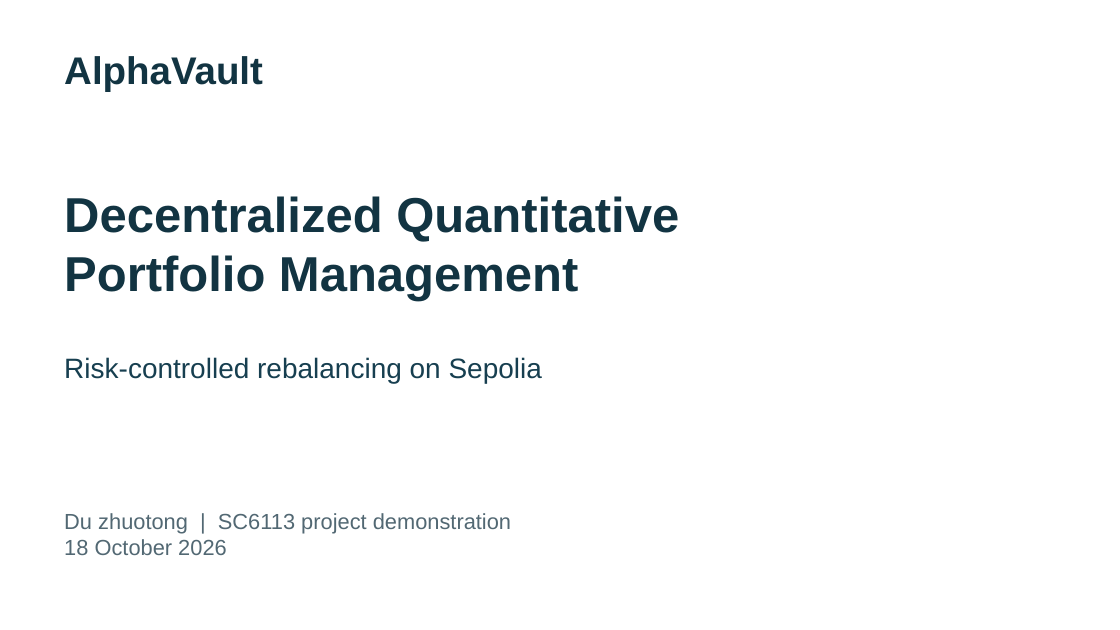
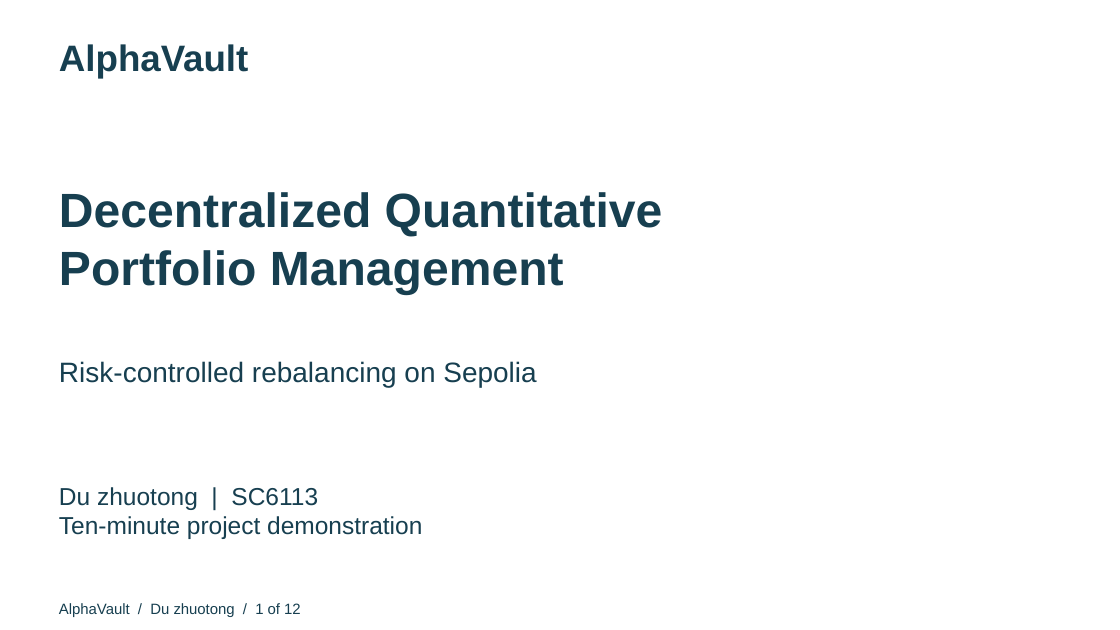
Before and after one commit to qwekker/alphavault-sc6113, a slide deck: slide 1 of submission/AlphaVault-Presentation.pptx. Drawn at 1120x630 pixels with LibreOffice and Linux fonts; fonts in the diff are those of the drawing. Boxes give left, top, right and bottom in pixels: in the first picture for what was removed or moved away, otherwise in the second. Text is boxed around its words. In the diff, an @@ line names an element or a change of style, - is before the commit and + after.

Commit message:
Complete SC6113 submission with 14-page report and ten-minute demo

```diff
--- a/submission/AlphaVault-Presentation.pptx
+++ b/submission/AlphaVault-Presentation.pptx
@@ text "AlphaVault" moved from (x1=64, y1=56, x2=263, y2=92) to (x1=59, y1=44, x2=248, y2=78) @@
@@ text "AlphaVault" at (x1=59, y1=44, x2=248, y2=78): size 33 to 31.5 pt, text colour #123442 to #173F50 @@
@@ text "Decentralized Quantitative" at (x1=59, y1=192, x2=663, y2=295): size 42 to 41.2 pt, text colour #123442 to #173F50 @@
@@ text "Risk-controlled rebalancing on Sepolia" moved from (x1=64, y1=357, x2=542, y2=383) to (x1=59, y1=361, x2=536, y2=387) @@
@@ text at (x1=59, y1=487, x2=422, y2=539): text changed; size 18.8 to 21 pt; text colour #526873 to #173F50 @@
-Du zhuotong | SC6113 project demonstration
-18 October 2026
+Du zhuotong | SC6113
+Ten-minute project demonstration
@@ text added at (x1=59, y1=603, x2=301, y2=617), 12.8 pt, text #173F50 @@
+AlphaVault / Du zhuotong / 1 of 12
```
Also in this commit, not shown: 2 other slides changed, 9 slides added, 7 slides removed, 33 other files.
